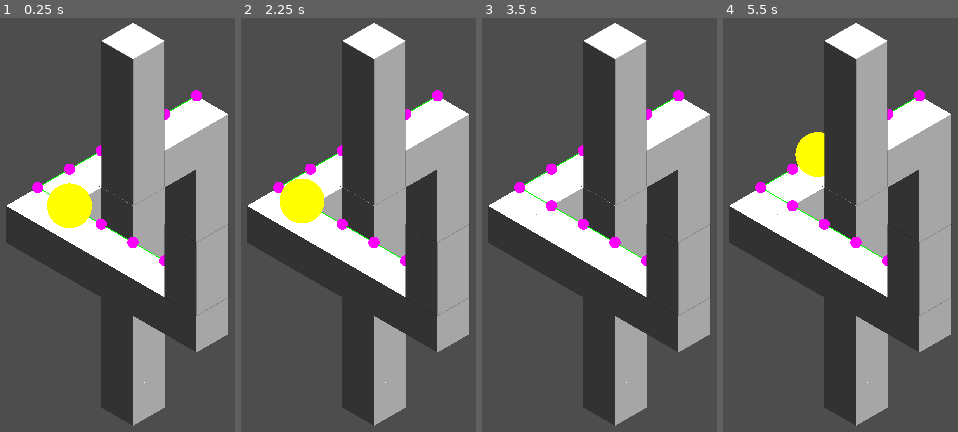
Above: before the commit, frames 1-4 (left to right).
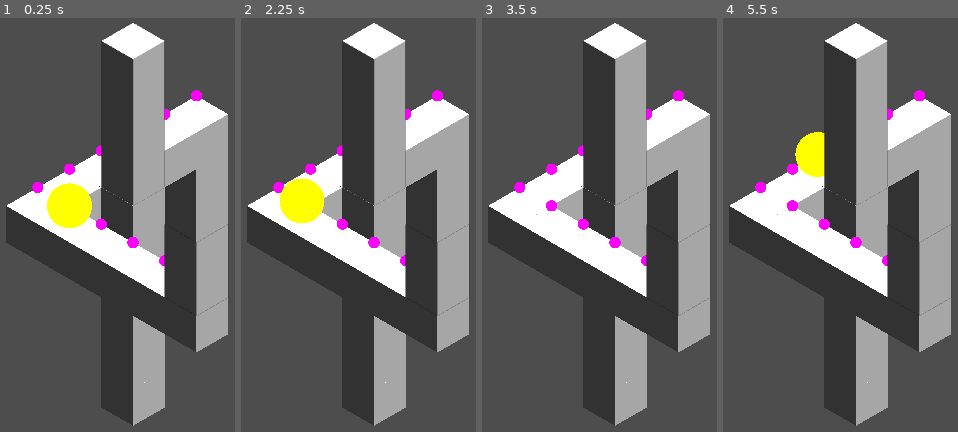
Above: after the commit, the same moments.

Repository: Sergey5588/polyhackv
Game: Godot game, scene res://main.tscn
The game is run twice, just before and just after one commit, with the same random seed, the same clock (stepped at 60 frames per second) and the same inputs.
Inputs (mouse positions are in pixels of both pictures, inside the frame that each line leads up to):
- Up to frame 1 (0.25 s): no input
- Up to frame 2 (2.25 s): tap Enter at 0.5, 2 s; move the mouse to (outside the picture) at 0.52 s; click (outside the picture) at 0.67 s; tap Space at 1.25 s; move the mouse to (outside the picture) at 1.27 s; click (outside the picture) at 1.42 s; move the mouse to (391, 142) at 2.02 s; click (391, 142) at 2.17 s
- Up to frame 3 (3.5 s): move the mouse to (512, 332) at 2.77 s; click (512, 332) at 2.92 s
- Up to frame 4 (5.5 s): tap Space at 3.5, 5 s; move the mouse to (outside the picture) at 3.52 s; click (outside the picture) at 3.67 s; tap Enter at 4.25 s; move the mouse to (outside the picture) at 4.27 s; click (outside the picture) at 4.42 s; move the mouse to (833, 241) at 5.02 s; click (833, 241) at 5.17 s

The runs differ from the first frame. In frame 1, 0.1% of the frame differs, in the area x 17-83%, y 19-58%; in frame 2, 0.1%; in frame 3, 0.2%; in frame 4, 0.1%.

Commit message:
add angle checks

Diff:
--- a/movement_node.gd
+++ b/movement_node.gd
@@ -4,7 +4,7 @@
 @export var auto_connect_radius: float = 1.0
 @export var connections: Array[MovementNode] = []
 
-@export var debug_enabled: bool = true
+@export var debug_enabled: bool = false
 @export var debug_color: Color = Color.GREEN
 
 var debug_mesh_instance: MeshInstance3D
--- a/node_main.gd
+++ b/node_main.gd
@@ -5,11 +5,17 @@
 func _ready() -> void:
 	#var a = $MovementNode5
 	#var b = $MovementNode10
-	var a = $MovementNode5
-	var b = $MovementNode10
-	a.connect_bidirectional(b)
+	pass
+
 
 
 # Called every frame. 'delta' is the elapsed time since the previous frame.
 func _process(delta: float) -> void:
+	var a = $MovementNode5
+	var b = $MovementNode10
+	if $"../Camera3D".rotation_degrees.y == 45:
+		a.connect_bidirectional(b)
+	else:
+		a.disconnect_from(b)
+
 	pass
